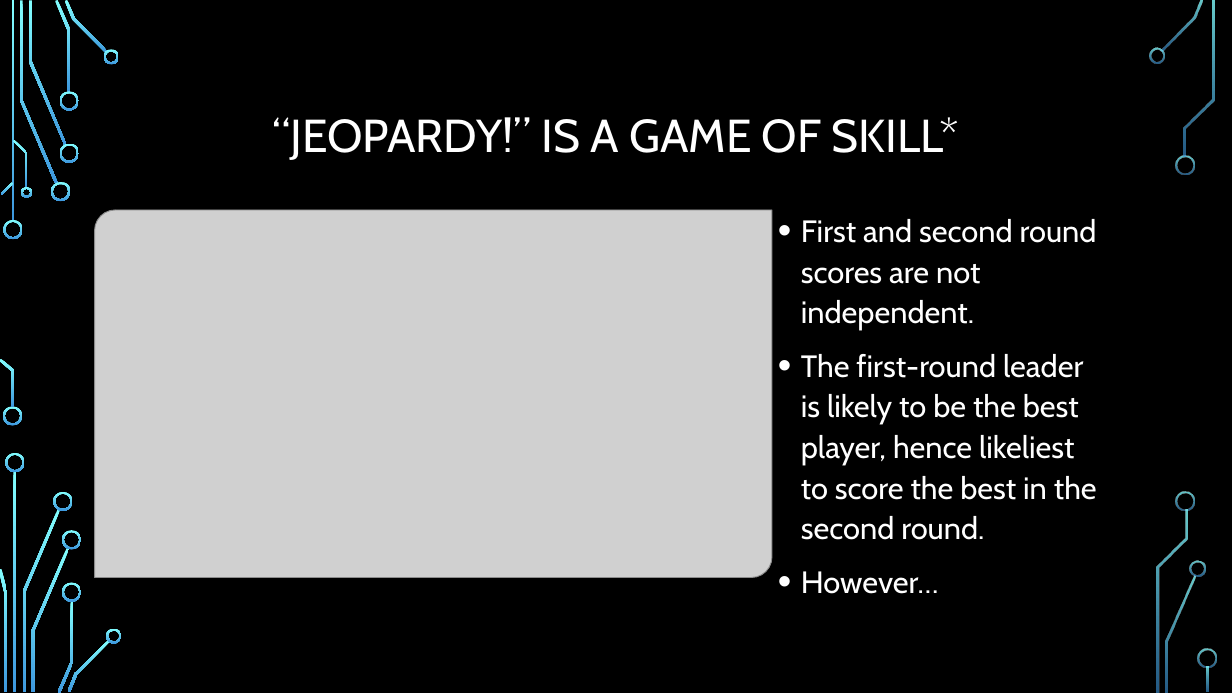
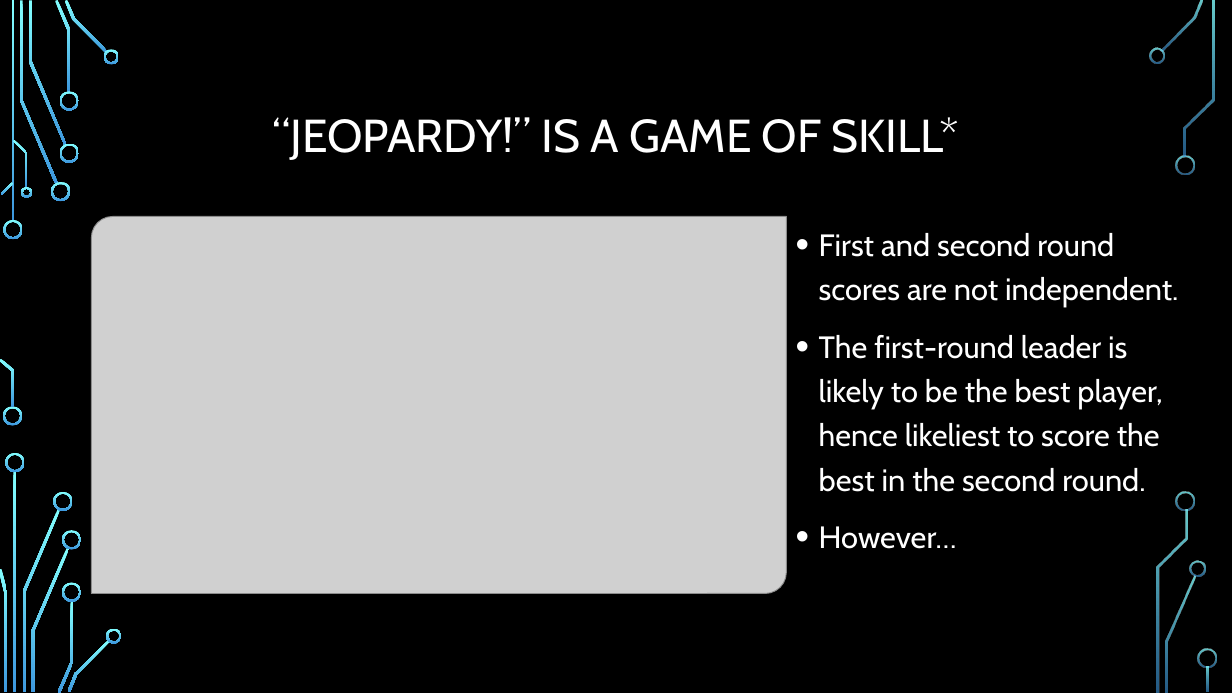
Before and after one commit to dletzler/dletzler.github.io, a slide deck: slide 7 of jeopardy/Jeopardy_Presentation.pptx. Drawn at 1232x693 pixels with LibreOffice and Linux fonts; fonts in the diff are those of the drawing; grey boxes stand for pictures; background and template pictures are left out. Boxes give left, top, right and bottom in pixels: in the first picture for what was removed or moved away, otherwise in the second. Text is boxed around its words. In the diff, an @@ line names an element or a change of style, - is before the commit and + after.

Commit message:
Repair regression image

```diff
--- a/jeopardy/Jeopardy_Presentation.pptx
+++ b/jeopardy/Jeopardy_Presentation.pptx
@@ picture: place and size @@
-picture at (94, 210, 772, 578)
+picture at (91, 216, 787, 593)
@@ text "First and second round scores ...": place and size @@
-text "First and second round scores ..." at (801, 219, 1097, 594)
+text "First and second round scores ..." at (819, 233, 1178, 549)
@@ text "First and second round scores ..." at (819, 233, 1178, 549): line spacing 1.1 to 1.2 @@
```
